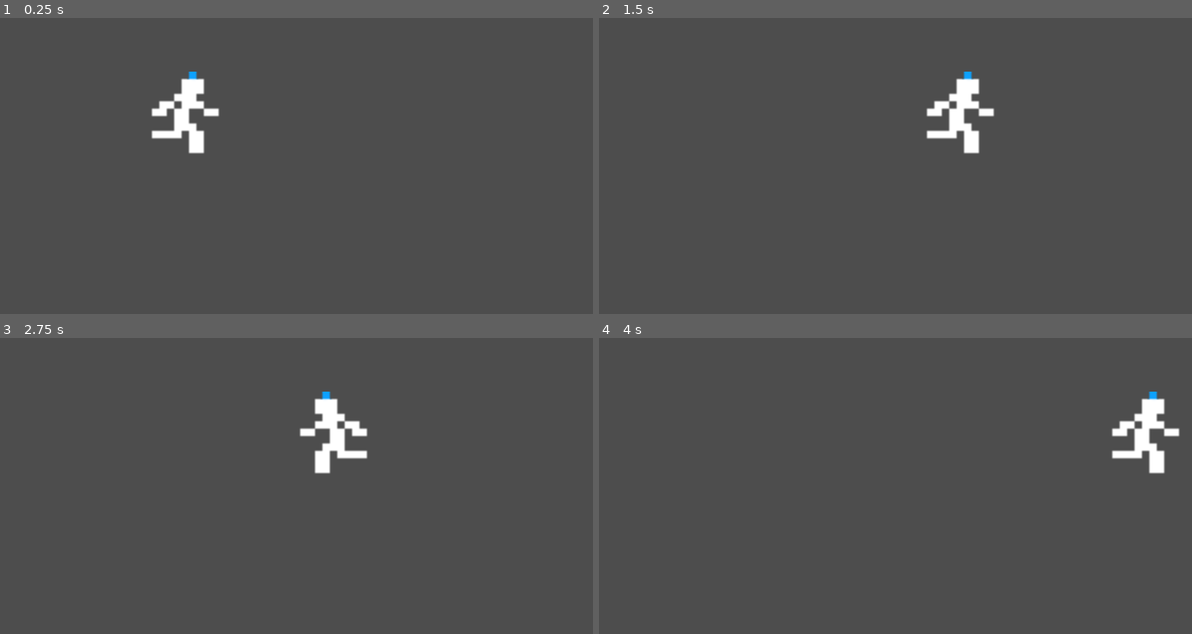
Above: before the commit, frames 1-4 (two rows, left to right).
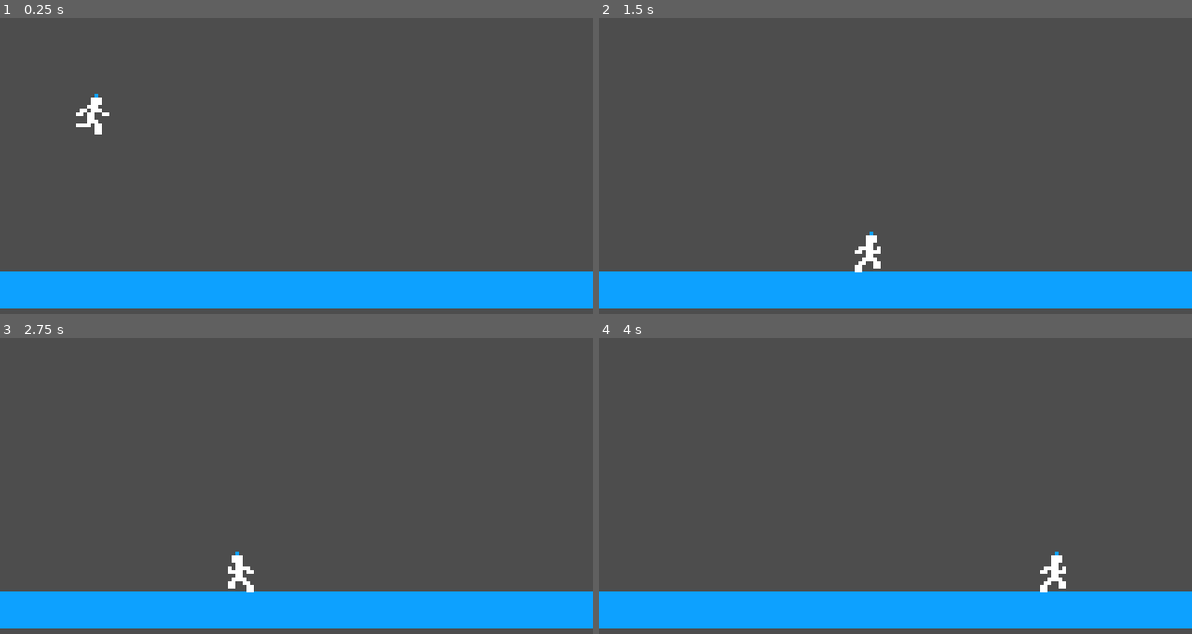
Above: after the commit, the same moments.

Repository: BitsofJeremy/goLode
Game: Godot game, scene res://main.tscn
The game is run twice, just before and just after one commit, with the same random seed, the same clock (stepped at 60 frames per second) and the same inputs.
Inputs:
- Up to frame 1 (0.25 s): no input
- Up to frame 2 (1.5 s): hold D (RIGHT) from 0.53 s (still down); tap W (UP) at 0.6, 0.77, 1.07, 1.35 s
- Up to frame 3 (2.75 s): tap W (UP) at 1.52, 1.82, 2.1 s; release D (RIGHT) at 2.03 s; hold A (LEFT) from 2.03 s (still down)
- Up to frame 4 (4 s): release A (LEFT) at 2.78 s; hold D (RIGHT) from 2.78 s (still down); tap W (UP) at 2.85, 3.02, 3.32, 3.6, 3.77 s

The runs differ from the first frame. In frame 1, 14% of the frame differs, in the area x 0-100%, y 18-99%; in frame 2, 14%; in frame 3, 14%; in frame 4, 14%.

Commit message:
finish for today devlog 001

Diff:
--- a/project/characters/player/player.gd
+++ b/project/characters/player/player.gd
@@ -4,10 +4,8 @@
 
 # CHARACTER-VALUES
 const UP : Vector2 = Vector2(0, -1)
-const GRAVITY : float = 0
-const SPEED : float = 100
-const RUNNING_SPEED : float = 200
-const JUMP_HEIGHT : float = -500
+const GRAVITY : float = 40
+const SPEED : float = 200
 
 # CHARACTER-MOTION
 var current_speed : float = SPEED
@@ -29,30 +27,18 @@
 	else:
 		velocity.x = 0
 
-	# CHARACTER-JUMP
-	if is_on_floor():
-		if Input.is_action_just_pressed("UP"):
-			velocity.y = JUMP_HEIGHT
-		elif Input.is_action_just_pressed("SPACE"):
-			velocity.y = JUMP_HEIGHT
-	else:
-		if velocity.y < 0:
-			characterAnimation.play("JUMP")
-		else:
-			characterAnimation.play("FALL")
+	# CHARACTER FALL OR CLIMB
+	#if is_on_floor():
+		#if velocity.y < 0:
+			#characterAnimation.play("CLIMB")
+		#else:
+			#characterAnimation.play("FALL")
 
 	# CHARACTER-ANIMATION
-	if velocity.x != 0 and current_speed == SPEED and is_on_floor():
-		characterAnimation.play("WALK")
-	elif velocity.x != 0 and current_speed == RUNNING_SPEED and is_on_floor():
+	if velocity.x != 0:
+		print("running")
 		characterAnimation.play("RUN")
-	elif velocity.x == 0 and is_on_floor():
+	elif velocity.x == 0:
 		characterAnimation.play("IDLE")
 
-	# CHARACTER-RUN
-	if Input.is_action_pressed("SHIFT"):
-		current_speed = RUNNING_SPEED
-	else:
-		current_speed = SPEED
-
 	move_and_slide()
--- a/project/characters/player/player.tscn
+++ b/project/characters/player/player.tscn
@@ -1,9 +1,136 @@
-[gd_scene load_steps=4 format=3 uid="uid://oon8r8vm1a7r"]
+[gd_scene load_steps=12 format=3 uid="uid://oon8r8vm1a7r"]
 
 [ext_resource type="Script" path="res://characters/player/player.gd" id="1_xhb00"]
 [ext_resource type="Texture2D" uid="uid://dtj2psag2x25h" path="res://assets/images/Theme/APPLE2/runner.png" id="2_25aac"]
 
 [sub_resource type="CapsuleShape2D" id="CapsuleShape2D_y8sh5"]
+radius = 16.0
+height = 44.0
+
+[sub_resource type="Animation" id="Animation_o4flc"]
+resource_name = "CLIMB"
+length = 0.4
+loop_mode = 1
+tracks/0/type = "value"
+tracks/0/imported = false
+tracks/0/enabled = true
+tracks/0/path = NodePath("Sprite2D:frame")
+tracks/0/interp = 1
+tracks/0/loop_wrap = true
+tracks/0/keys = {
+"times": PackedFloat32Array(0, 0.2),
+"transitions": PackedFloat32Array(1, 0.812253),
+"update": 1,
+"values": [6, 7]
+}
+
+[sub_resource type="Animation" id="Animation_dn87i"]
+resource_name = "DIG"
+length = 0.1
+tracks/0/type = "value"
+tracks/0/imported = false
+tracks/0/enabled = true
+tracks/0/path = NodePath("Sprite2D:frame")
+tracks/0/interp = 1
+tracks/0/loop_wrap = true
+tracks/0/keys = {
+"times": PackedFloat32Array(0),
+"transitions": PackedFloat32Array(1),
+"update": 1,
+"values": [24]
+}
+
+[sub_resource type="Animation" id="Animation_pmlik"]
+resource_name = "FALL"
+length = 0.1
+tracks/0/type = "value"
+tracks/0/imported = false
+tracks/0/enabled = true
+tracks/0/path = NodePath("Sprite2D:frame")
+tracks/0/interp = 1
+tracks/0/loop_wrap = true
+tracks/0/keys = {
+"times": PackedFloat32Array(0),
+"transitions": PackedFloat32Array(1),
+"update": 1,
+"values": [8]
+}
+
+[sub_resource type="Animation" id="Animation_wjyf0"]
+resource_name = "HANG"
+length = 0.3
+loop_mode = 1
+tracks/0/type = "value"
+tracks/0/imported = false
+tracks/0/enabled = true
+tracks/0/path = NodePath("Sprite2D:frame")
+tracks/0/interp = 1
+tracks/0/loop_wrap = true
+tracks/0/keys = {
+"times": PackedFloat32Array(0, 0.1, 0.2),
+"transitions": PackedFloat32Array(1, 1, 1),
+"update": 1,
+"values": [18, 19, 20]
+}
+
+[sub_resource type="Animation" id="Animation_2jkee"]
+resource_name = "IDLE"
+length = 0.1
+tracks/0/type = "value"
+tracks/0/imported = false
+tracks/0/enabled = true
+tracks/0/path = NodePath("Sprite2D:frame")
+tracks/0/interp = 1
+tracks/0/loop_wrap = true
+tracks/0/keys = {
+"times": PackedFloat32Array(0),
+"transitions": PackedFloat32Array(1),
+"update": 1,
+"values": [0]
+}
+
+[sub_resource type="Animation" id="Animation_v88rc"]
+length = 0.001
+tracks/0/type = "value"
+tracks/0/imported = false
+tracks/0/enabled = true
+tracks/0/path = NodePath("Sprite2D:frame")
+tracks/0/interp = 1
+tracks/0/loop_wrap = true
+tracks/0/keys = {
+"times": PackedFloat32Array(0),
+"transitions": PackedFloat32Array(1),
+"update": 1,
+"values": [0]
+}
+
+[sub_resource type="Animation" id="Animation_4d02o"]
+resource_name = "RUN"
+length = 0.3
+loop_mode = 1
+tracks/0/type = "value"
+tracks/0/imported = false
+tracks/0/enabled = true
+tracks/0/path = NodePath("Sprite2D:frame")
+tracks/0/interp = 1
+tracks/0/loop_wrap = true
+tracks/0/keys = {
+"times": PackedFloat32Array(0, 0.1, 0.2),
+"transitions": PackedFloat32Array(1, 1, 1),
+"update": 1,
+"values": [0, 1, 2]
+}
+
+[sub_resource type="AnimationLibrary" id="AnimationLibrary_fc8f7"]
+_data = {
+"CLIMB": SubResource("Animation_o4flc"),
+"DIG": SubResource("Animation_dn87i"),
+"FALL": SubResource("Animation_pmlik"),
+"HANG": SubResource("Animation_wjyf0"),
+"IDLE": SubResource("Animation_2jkee"),
+"RESET": SubResource("Animation_v88rc"),
+"RUN": SubResource("Animation_4d02o")
+}
 
 [node name="player" type="CharacterBody2D"]
 script = ExtResource("1_xhb00")
@@ -11,9 +138,12 @@
 [node name="Sprite2D" type="Sprite2D" parent="."]
 texture = ExtResource("2_25aac")
 hframes = 9
-vframes = 2
+vframes = 3
 
 [node name="CollisionShape2D" type="CollisionShape2D" parent="."]
 shape = SubResource("CapsuleShape2D_y8sh5")
 
 [node name="AnimationPlayer" type="AnimationPlayer" parent="."]
+libraries = {
+"": SubResource("AnimationLibrary_fc8f7")
+}
--- a/project/main.tscn
+++ b/project/main.tscn
@@ -1,8 +1,24 @@
-[gd_scene load_steps=2 format=3 uid="uid://gpa2orv510pp"]
+[gd_scene load_steps=4 format=3 uid="uid://gpa2orv510pp"]
 
 [ext_resource type="PackedScene" uid="uid://oon8r8vm1a7r" path="res://characters/player/player.tscn" id="1_fgwbu"]
+[ext_resource type="Texture2D" uid="uid://cofwhesw6dy0" path="res://assets/images/Theme/APPLE2/block.png" id="2_t661x"]
+
+[sub_resource type="RectangleShape2D" id="RectangleShape2D_hq8e2"]
+size = Vector2(40.35, 31)
 
 [node name="Main" type="Node2D"]
 
+[node name="StaticBody2D" type="StaticBody2D" parent="."]
+
+[node name="CollisionShape2D" type="CollisionShape2D" parent="StaticBody2D"]
+position = Vector2(283.5, 366.5)
+scale = Vector2(20, 1)
+shape = SubResource("RectangleShape2D_hq8e2")
+
+[node name="Block" type="Sprite2D" parent="StaticBody2D"]
+position = Vector2(289, 372)
+scale = Vector2(20, 1)
+texture = ExtResource("2_t661x")
+
 [node name="player" parent="." instance=ExtResource("1_fgwbu")]
 position = Vector2(100, 100)
--- a/project/project.godot
+++ b/project/project.godot
@@ -18,9 +18,10 @@
 
 [display]
 
-window/size/viewport_width=320
-window/size/viewport_height=240
-window/stretch/mode="canvas_items"
+window/size/viewport_width=640
+window/size/viewport_height=480
+window/stretch/mode="viewport"
+window/stretch/aspect="keep_height"
 
 [input]
 
Not shown, changed: devlogs/001_golode.md
Not shown, added: devlogs/media/001_player_running.gif
Not shown, added: devlogs/media/001_player_running.mov
Not shown, changed: project/.DS_Store
Not shown, changed: project/assets/.DS_Store
Not shown, changed: project/assets/images/Theme/.DS_Store
